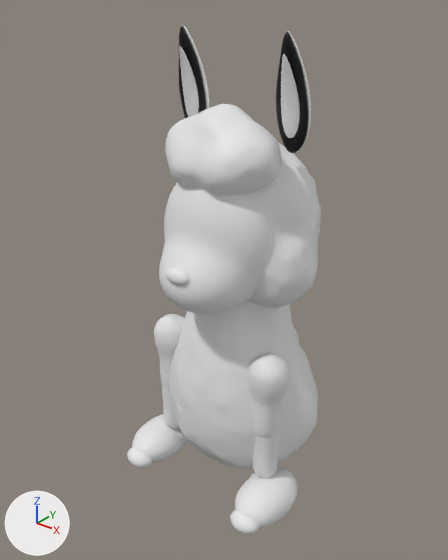
The glTF model client/src/avatar/models/llama.glb, before and after one commit.
Both versions are drawn from a camera (50 mm lens) standing at (2.48, -3.24, 1.45) and looking at (-0.07, -0.05, -0.53). Every picture has the same lights, and +X, +Y and +Z are marked at lower left. The first picture is the older version. Where no turn or scale is listed for an object, it has been applied to the vertices. Vertices at exactly the same position are counted once.

Script lines for the objects in view, before the commit:
```python
ob_arm_l_upper = bpy.data.objects.new('arm_L_upper', me_arm_l_upper)
ob_arm_l_upper.location = (0.0, 0.0, 0.0)
ob_arm_r_upper = bpy.data.objects.new('arm_R_upper', me_arm_r_upper)
ob_arm_r_upper.location = (0.0, 0.0, 0.0)
ob_ear_l_outer = bpy.data.objects.new('ear_L_outer', me_ear_l_outer)
ob_ear_l_outer.location = (-0.4, 0.05, 0.82)
ob_foot_l_fleece = bpy.data.objects.new('foot_L_fleece', me_foot_l_fleece)
ob_foot_l_fleece.location = (0.0, 0.0, 0.0)
ob_foot_r_fleece = bpy.data.objects.new('foot_R_fleece', me_foot_r_fleece)
ob_foot_r_fleece.location = (0.0, 0.0, 0.0)
ob_forearm_l_fleece = bpy.data.objects.new('forearm_L_fleece', me_forearm_l_fleece)
ob_forearm_l_fleece.location = (0.0, 0.0, 0.0)
ob_forearm_l_hoof = bpy.data.objects.new('forearm_L_hoof', me_forearm_l_hoof)
ob_forearm_l_hoof.location = (-0.46, -0.22, -2.01)
ob_forearm_r_fleece = bpy.data.objects.new('forearm_R_fleece', me_forearm_r_fleece)
ob_forearm_r_fleece.location = (0.0, 0.0, 0.0)
ob_forearm_r_hoof = bpy.data.objects.new('forearm_R_hoof', me_forearm_r_hoof)
ob_forearm_r_hoof.location = (0.46, -0.22, -2.01)
# also in view: 'face' at (0.0, -0.26, -0.12); 'ear_L_inner' at (-0.4, -0.03, 0.8); 'ear_R_outer' at (0.4, 0.02, 0.82); 'torso' at (0.0, 0.11, -1.13); 'ear_R_inner' at (0.4, -0.03, 0.8)
```
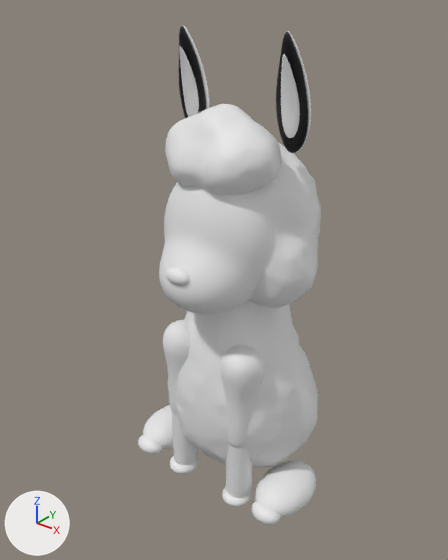
What differs and where, as boxes [x1, y1, x2, y2] in the pictures (448 x 560 px):
'arm_R_upper', reshaped (9% wider, 21% taller)
    before: [248, 353, 290, 438]
    after: [220, 345, 266, 448]
'foot_R_fleece', deleted
    before: [235, 467, 297, 528]
'foot_R_pad', added
    after: [255, 460, 316, 518]
'arm_L_upper', reshaped
    before: [154, 314, 184, 390]
    after: [163, 320, 190, 416]
'foot_L_fleece', deleted
    before: [132, 415, 188, 463]
'forearm_R_fur', added
    after: [226, 445, 252, 498]
'forearm_R_fleece', deleted
    before: [252, 433, 279, 478]
'foot_L_pad', added
    after: [143, 405, 173, 449]
'foot_R_hoof', moved
    before: [230, 510, 260, 535]
    after: [251, 501, 281, 525]
'forearm_L_fur', added
    after: [172, 412, 198, 465]
'foot_L_hoof', moved
    before: [127, 447, 152, 468]
    after: [138, 435, 162, 454]
'forearm_L_fleece', deleted
    before: [162, 387, 179, 429]
'forearm_L_hoof', moved (mostly hidden before)
    before: [178, 428, 185, 439]
    after: [170, 456, 198, 474]
'forearm_R_hoof', moved (not visible before)
    after: [222, 486, 253, 507]

What the commit changed:
me_arm_l_upper is used by ob_arm_l_upper; location (0.0, 0.0, 0.0).
me_arm_l_upper had 502 vertices, 1000 faces and spanned x -0.605..-0.316, y -0.353..-0.057, z -1.582..-0.895.
me_arm_l_upper now has 552 vertices, 1100 faces and spans x -0.441..-0.118, y -0.44..-0.104, z -1.705..-0.858.
me_arm_l_upper part 1: 502 vertices removed from x -0.605..-0.316, y -0.353..-0.057, z -1.582..-0.895; 552 vertices added at x -0.441..-0.118, y -0.44..-0.104, z -1.705..-0.858.
me_arm_r_upper is used by ob_arm_r_upper; location (0.0, 0.0, 0.0).
me_arm_r_upper had 502 vertices, 1000 faces and spanned x 0.313..0.604, y -0.35..-0.062, z -1.584..-0.895.
me_arm_r_upper now has 552 vertices, 1100 faces and spans x 0.117..0.438, y -0.44..-0.106, z -1.706..-0.856.
me_arm_r_upper part 2: 502 vertices removed from x 0.313..0.604, y -0.35..-0.062, z -1.584..-0.895; 552 vertices added at x 0.117..0.438, y -0.44..-0.106, z -1.706..-0.856.
Mesh me_foot_r_pad is new.
It has 452 vertices, 900 faces and spans x 0.4..0.799, y -0.416..0.178, z -2.221..-1.938.
Mesh me_foot_l_pad is new.
It has 452 vertices, 900 faces and spans x -0.799..-0.4, y -0.414..0.18, z -2.221..-1.94.
Mesh me_forearm_r_fur is new.
It has 452 vertices, 900 faces and spans x 0.176..0.383, y -0.402..-0.197, z -2.229..-1.492.
Mesh me_forearm_l_fur is new.
It has 452 vertices, 900 faces and spans x -0.383..-0.176, y -0.4..-0.197, z -2.229..-1.494.
Object 'forearm_L_fleece' (ob_forearm_l_fleece) is deleted.
Object 'forearm_L_hoof' (ob_forearm_l_hoof) moves from (-0.46, -0.22, -2.01) to (-0.28, -0.32, -2.18).
Object 'forearm_R_fleece' (ob_forearm_r_fleece) is deleted.
Object 'forearm_R_hoof' (ob_forearm_r_hoof) moves from (0.46, -0.22, -2.01) to (0.28, -0.32, -2.18).
Object 'foot_L_fleece' (ob_foot_l_fleece) is deleted.
Object 'foot_L_hoof' (ob_foot_l_hoof) moves from (-0.54, -0.57, -2.09) to (-0.6, -0.39, -2.108).
Object 'foot_R_fleece' (ob_foot_r_fleece) is deleted.
Object 'foot_R_hoof' (ob_foot_r_hoof) moves from (0.54, -0.57, -2.09) to (0.6, -0.39, -2.108).
Object 'foot_R_pad' (ob_foot_r_pad) is new; it shows me_foot_r_pad.
Its location is (0.0, 0.0, 0.0).
Object 'foot_L_pad' (ob_foot_l_pad) is new; it shows me_foot_l_pad.
Its location is (0.0, 0.0, 0.0).
Object 'forearm_R_fur' (ob_forearm_r_fur) is new; it shows me_forearm_r_fur.
Its location is (0.0, 0.0, 0.0).
Object 'forearm_L_fur' (ob_forearm_l_fur) is new; it shows me_forearm_l_fur.
Its location is (0.0, 0.0, 0.0).
